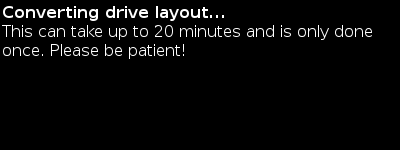
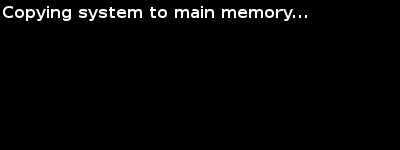
Layer changes from the first 400 x 150 image to the second:
added layer "Copying system to main memory...." above "Converting drive layout... ..." over [26, 6, 307, 21]
hid "Converting drive layout... ..." over [2, 6, 372, 59]
